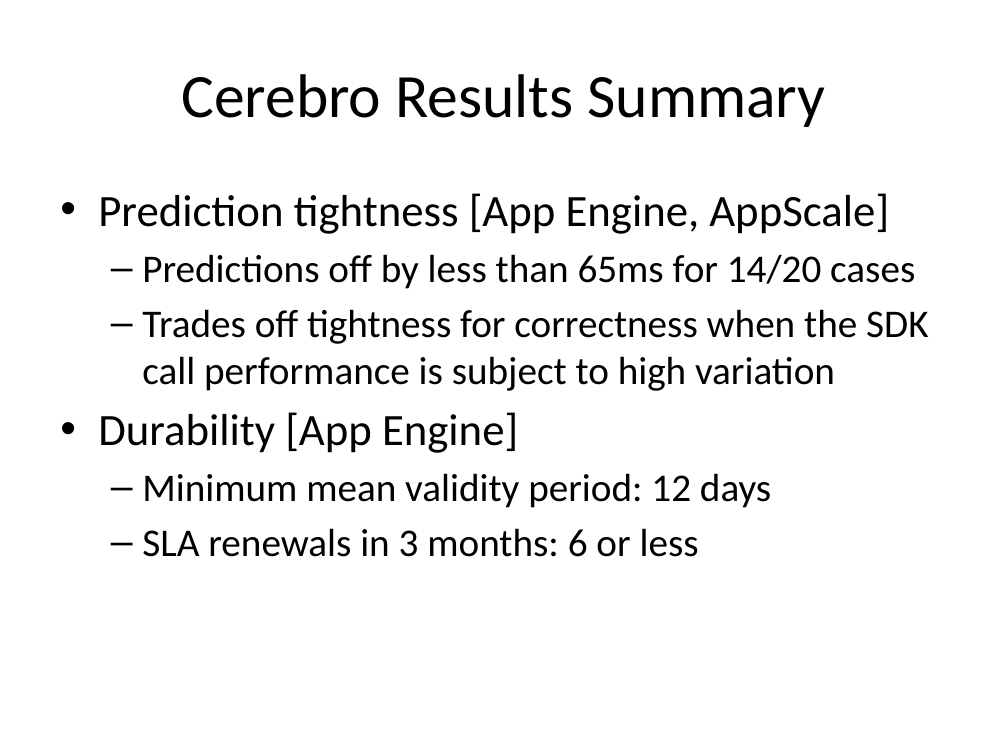
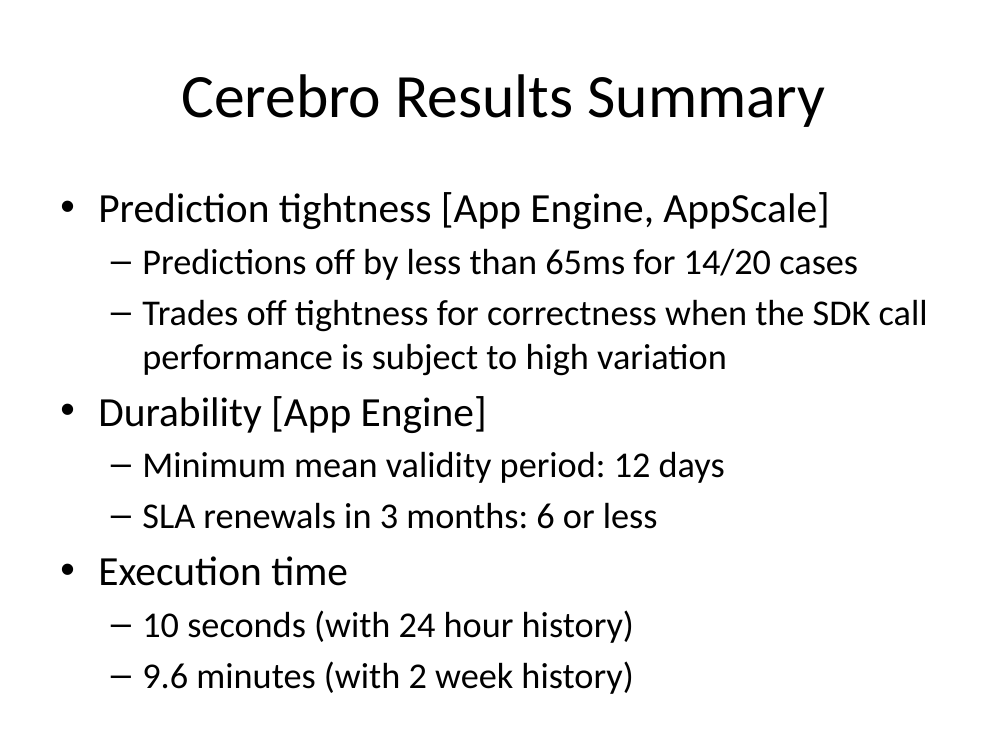
Before and after one commit to Dithn/eager-appscale, a slide deck: slide 23 of Eager/elk-experiment/appserver/system_design.pptx (slide 24 before the commit). Drawn at 1008x756 pixels with LibreOffice and Linux fonts; fonts in the diff are those of the drawing. Boxes give left, top, right and bottom in pixels: in the first picture for what was removed or moved away, otherwise in the second. Text is boxed around its words. In the diff, an @@ line names an element or a change of style, - is before the commit and + after.

```diff
--- a/Eager/elk-experiment/appserver/system_design.pptx
+++ b/Eager/elk-experiment/appserver/system_design.pptx
@@ text at (98, 192, 928, 529): size 32 to 29.6 pt in "Prediction tightness [App Engine, AppScale]", "Durability [App Engine]"; size 28 to 25.9 pt in "Predictions off by less than 65ms for ...", "Trades off tightness for correctness when the ...", "Minimum mean validity period: 12 days", "SLA renewals in 3 months: 6 or ..." @@
@@ text at (98, 556, 634, 694): paragraphs added @@
+• Execution time
+  – 10 seconds (with 24 hour history)
+  – 9.6 minutes (with 2 week history)
```
Also in this commit, not shown: 7 other slides changed, 3 slides added, 3 slides removed.
